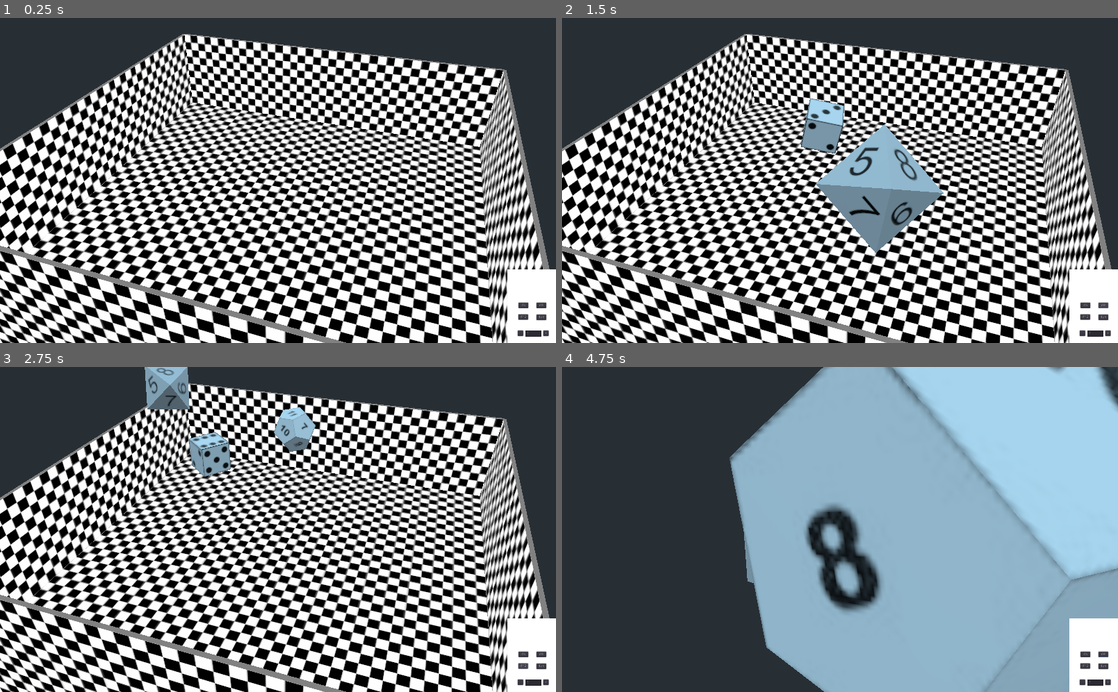
Above: before the commit, frames 1-4 (two rows, left to right).
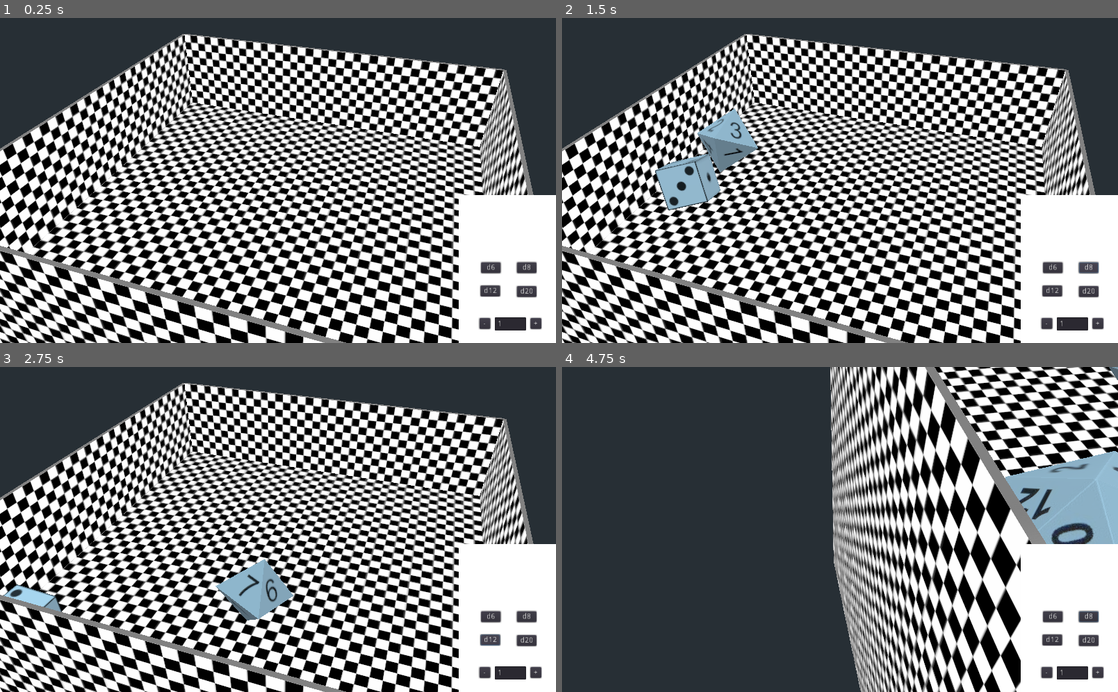
Above: after the commit, the same moments.

Repository: timjklein36/godot-3d-dice
Game: Godot game, scene res://Test.tscn
The game is run twice, just before and just after one commit, with the same random seed, the same clock (stepped at 60 frames per second) and the same inputs. The project has no main scene, so this scene is started directly.
Inputs (mouse positions are in pixels of both pictures, inside the frame that each line leads up to):
- Up to frame 1 (0.25 s): no input
- Up to frame 2 (1.5 s): click "d6" at 0.5 s; click "d8" at 1.25 s
- Up to frame 3 (2.75 s): click "d12" at 2 s
- Up to frame 4 (4.75 s): click "d20" at 2.75 s; tap Enter at 3.5 s; move the mouse to (962, 513) at 3.52 s; hold Right (ui_right) 3.53-4.28 s; tap 1 at 3.6 s; tap Space (ui_select) at 3.77, 4.52 s; tap 2 at 3.8, 4.35 s; move the mouse to (812, 529) at 4.27 s; hold Up (ui_up) from 4.28 s (still down); tap 3 at 4.55 s

The runs differ from the first frame. In frame 1, 5.0% of the frame differs, in the area x 82-100%, y 54-100%; in frame 2, 13%; in frame 3, 9.3%; in frame 4, 62%, in the area x 30-100%, y 0-100%.

Commit message:
[-] Add roof collision and queue free back

Diff:
--- a/Die.gd
+++ b/Die.gd
@@ -22,11 +22,11 @@
 
 
 func _process(_delta):
-    # if global_transform.origin.y < 0:
-    #     queue_free()
+    if global_transform.origin.y < 0:
+        queue_free()
 
-    # if global_transform.origin.y < 4:
-    #     remove_collision_exception_with(ROOF)
+    if global_transform.origin.y < 4:
+        remove_collision_exception_with(ROOF)
 
     if not stability_free:
         return
--- a/Test.gd
+++ b/Test.gd
@@ -136,13 +136,13 @@
 
         die_inst.visible = true
 
-        # die_inst.stability_free = true
+        die_inst.stability_free = true
 
         die_inst.add_to_group('dice')
 
         die_inst.apply_impulse(
             Vector3(0, 0, 0),
-            -transform.basis.z * 35
+            -transform.basis.z * 300
         )
 
         die_inst.apply_torque_impulse(
--- a/Test.tscn
+++ b/Test.tscn
@@ -34,7 +34,6 @@
 
 [node name="ROOF\?" type="StaticBody" parent="."]
 transform = Transform( 6, 0, 0, 0, 1, 0, 0, 0, 6, 0, 4, 0 )
-visible = false
 physics_material_override = SubResource( 1 )
 
 [node name="CollisionShape" type="CollisionShape" parent="ROOF\?"]
--- a/project.godot
+++ b/project.godot
@@ -12,11 +12,6 @@
 
 config/name="dice"
 config/icon="res://icon.png"
-
-[display]
-
-window/size/width=2048
-window/size/height=1200
 
 [input]
 
